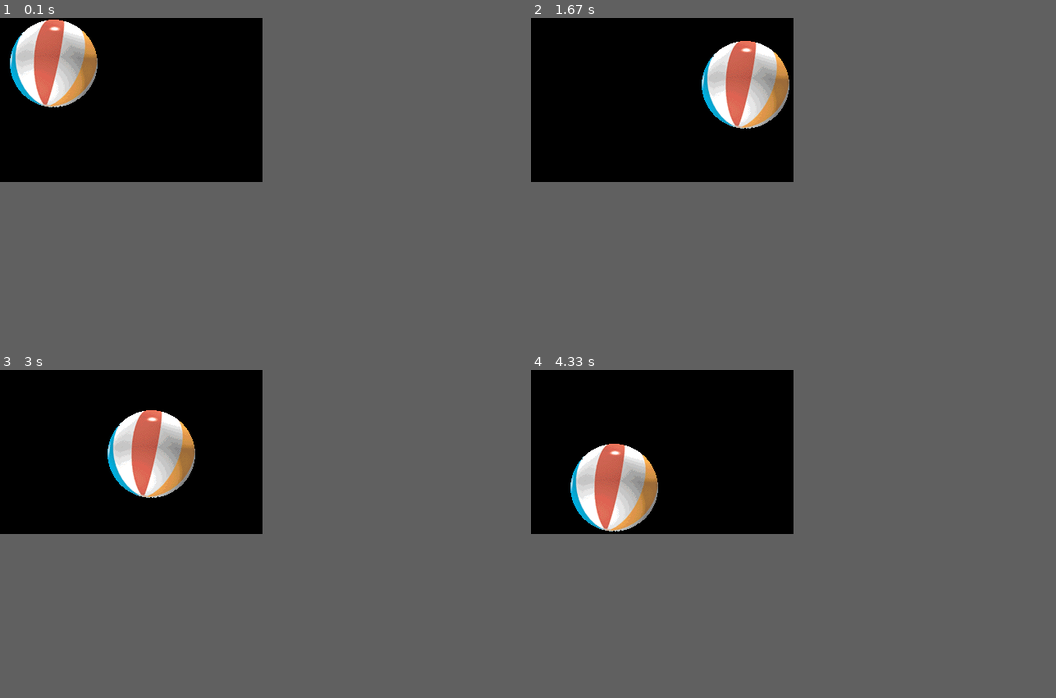
Above: before the commit, frames 1-4 (two rows, left to right).
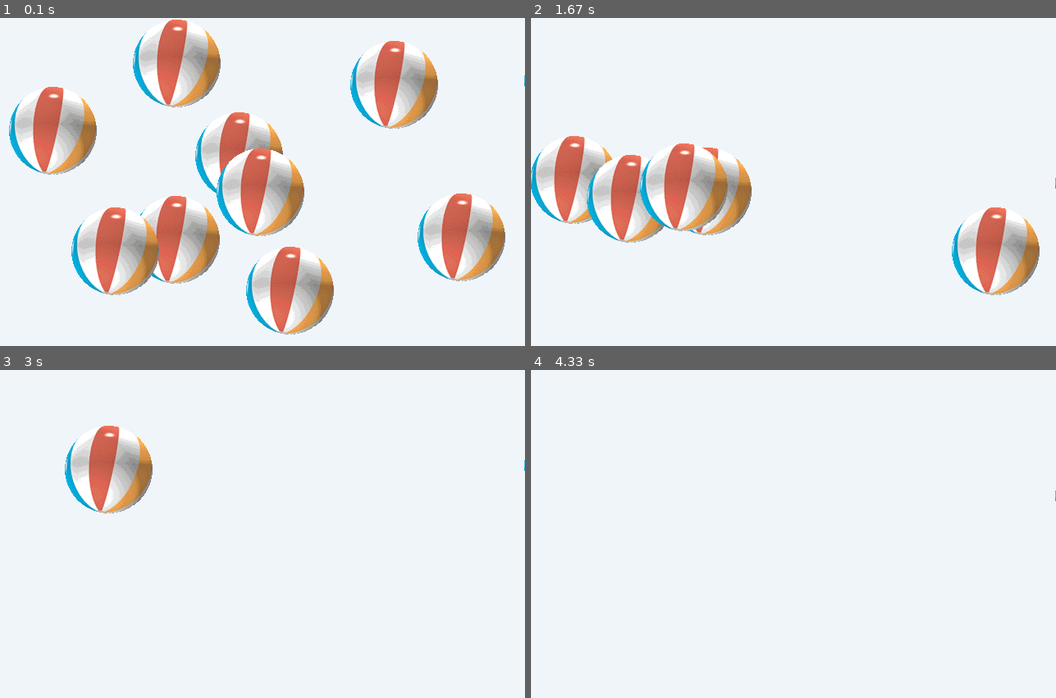
Above: after the commit, the same moments.

Repository: dmah42/pygame_test
Game: pygame game, started from pygame_test.py
The game is run twice, just before and just after one commit, with the same random seed, the same clock (stepped at 60 frames per second) and the same inputs. The source is Python 2; it was converted automatically to run under Python 3.
Inputs (mouse positions are in pixels of both pictures, inside the frame that each line leads up to):
- Up to frame 1 (0.1 s): no input
- Up to frame 2 (1.67 s): click (793, 182) at 0.38 s; click (940, 293) at 0.72 s; click (630, 260) at 1.05 s; click (987, 296) at 1.38 s
- Up to frame 3 (3 s): click (73, 524) at 1.72 s; click (178, 461) at 2.05 s; click (320, 612) at 2.38 s; click (94, 652) at 2.72 s
- Up to frame 4 (4.33 s): click (641, 474) at 3.05 s
The window is 320x200 before the commit and 640x400 after it. Grey fills any space a smaller window leaves; there, only what the larger window draws over its background counts as a difference.

The runs differ from the first frame. In frame 1, 40% of the frame differs, in the area x 0-100%, y 0-97%; in frame 2, 32%; in frame 3, 24%; in frame 4, 24%.

Commit message:
many balls and popping

Diff:
--- a/pygame_test.py
+++ b/pygame_test.py
@@ -1,13 +1,19 @@
-import sys, pygame
+import pygame
+import sys
+
+from random import randint, uniform
 
 pygame.init()
 
-SIZE = WIDTH, height = 320, 200
-BLACK = (0,0,0)
+SIZE = WIDTH, HEIGHT = 640, 400
+BG_COLOR = (240, 245, 250)
+NUM_BALLS = 10
 
 TIMEREVENT = pygame.USEREVENT
 
 FPS = 60
+
+MAX_SPEED = 5
 
 class Ball:
   def __init__(self, image, x, y, speed):
@@ -19,8 +25,8 @@
     self.pos = self.pos.move(self._speed)
     if self.pos.left < 0 or self.pos.right > WIDTH:
       self._speed[0] = self._speed[0] * -0.9
-    if self.pos.top < 0 or self.pos.bottom > height:
-      self._speed[1] = self._speed[1] * -0.9
+    if self.pos.top < 0 or self.pos.bottom > HEIGHT:
+      self._speed[1] = self._speed[1] * -0.99
 
     self._speed[1] += 0.1
 
@@ -32,18 +38,37 @@
 
   image = pygame.image.load("ball.gif")
 
-  ball = Ball(image, 0, 0, [2, 0])
+  balls = []
+  for b in range(NUM_BALLS):
+    balls.append(
+        Ball(image,
+             randint(0, WIDTH),
+             randint(0, HEIGHT - image.get_rect().height),
+             [uniform(-MAX_SPEED, MAX_SPEED), 0]))
 
   while True:
     ev = pygame.event.wait()
 
     if ev.type == TIMEREVENT:
-      ball.move()
+      if len(balls) == 0:
+        break
 
-      screen.fill(BLACK)
-      screen.blit(ball.image, ball.pos)
+      for b in balls:
+        b.move()
+
+      screen.fill(BG_COLOR)
+
+      for b in balls:
+        screen.blit(b.image, b.pos)
 
       pygame.display.flip()
+    elif ev.type == pygame.MOUSEBUTTONDOWN and ev.button == 1:  # CONSTANT
+      for b in balls:
+        if ev.pos[0] > b.pos.left and ev.pos[0] < b.pos.right and \
+           ev.pos[1] < b.pos.bottom and ev.pos[1] > b.pos.top:
+          print "*** POP ***"
+          balls.remove(b)
+          break
     elif ev.type == pygame.KEYDOWN and ev.key == pygame.K_ESCAPE:
       break
 
